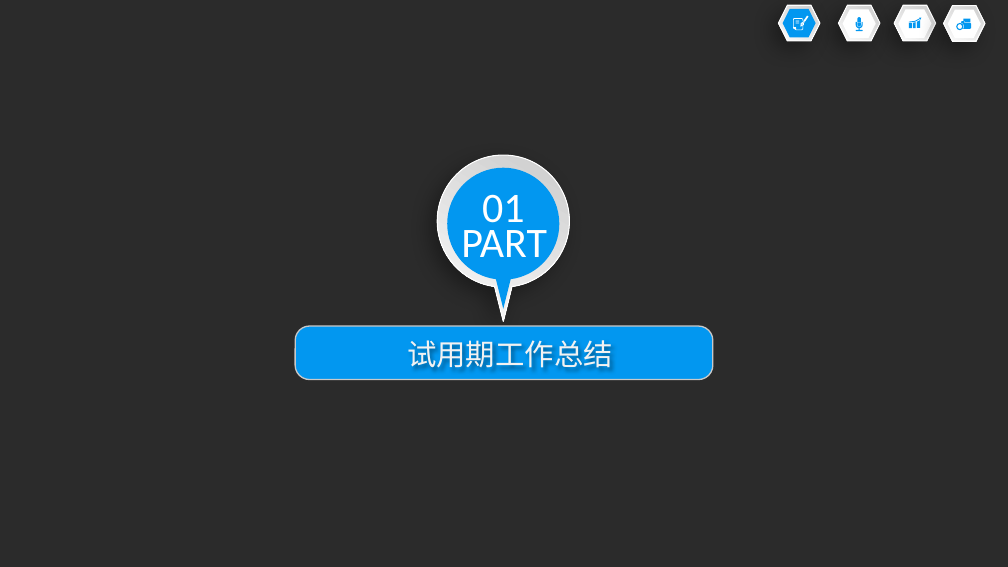
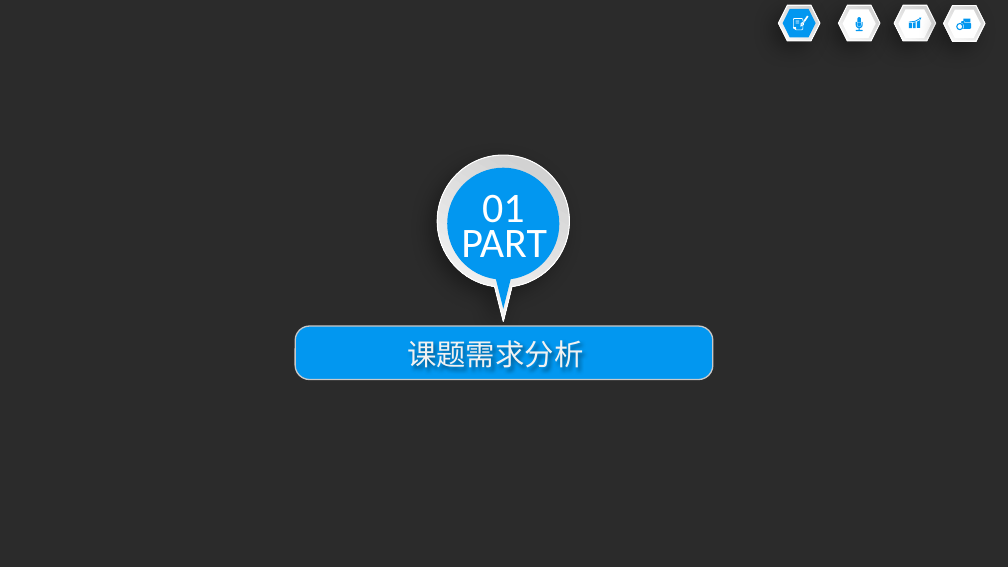
Before and after one commit to wangxm47/train, a slide deck: slide 4 of 员工转正述职报告PPT模板.pptx. Drawn at 1008x567 pixels with LibreOffice and Linux fonts; fonts in the diff are those of the drawing; background and template pictures are left out; a plain dark background stands for a picture behind light text. Boxes give left, top, right and bottom in pixels: in the first picture for what was removed or moved away, otherwise in the second. Text is boxed around its words. In the diff, an @@ line names an element or a change of style, - is before the commit and + after.

```diff
--- a/员工转正述职报告PPT模板.pptx
+++ b/员工转正述职报告PPT模板.pptx
@@ text at <box>407,340,583,368</box>: text changed @@
-试用期工作总结
+课题需求分析
```
Also in this commit, not shown: 4 other slides changed, 5 slides added, 8 slides removed, 4 other files.
